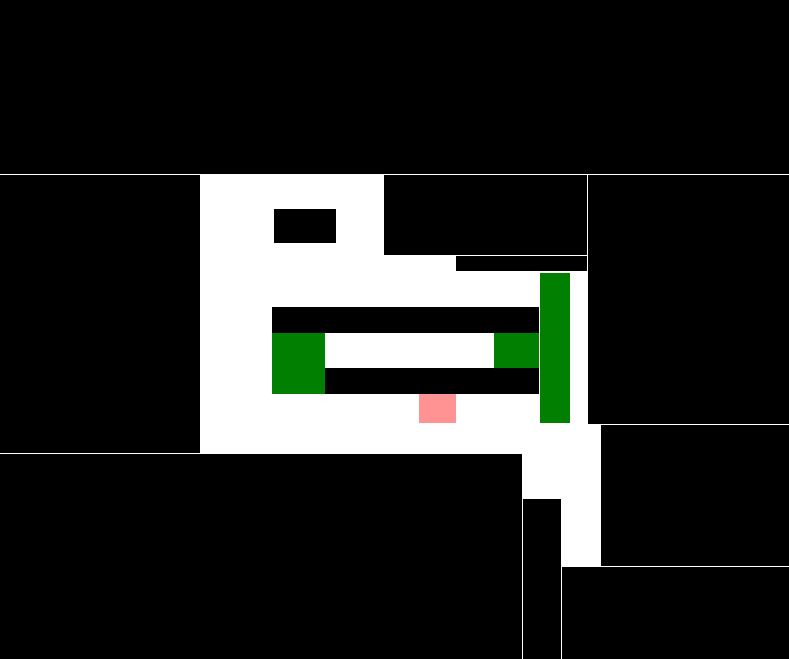
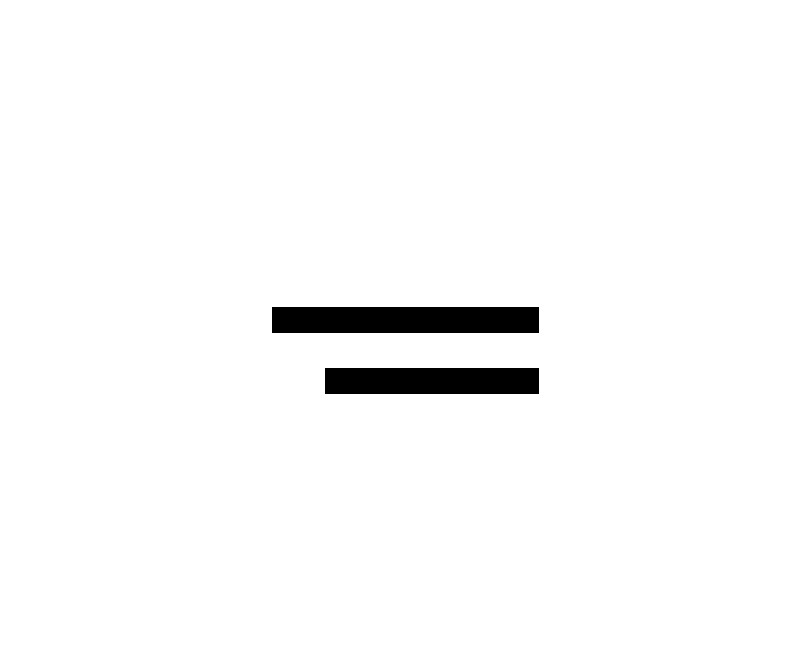
Layers edited between the first and the second 789 x 659 image:
hid "Cost area" over [419, 394, 456, 423]
hid "Warning sound" over [272, 273, 570, 423]
painted on "Obstacles" over [274, 209, 336, 243]
hid "Border" over [0, 0, 789, 659]
